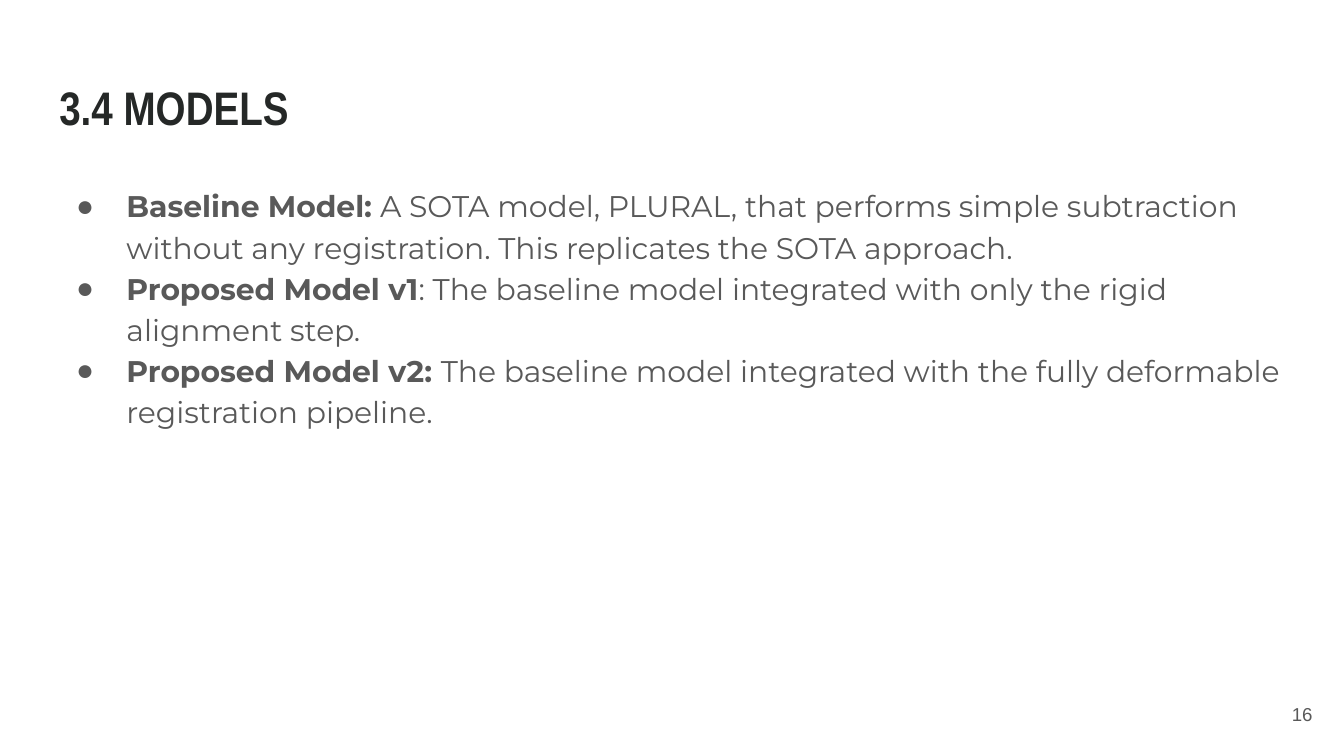
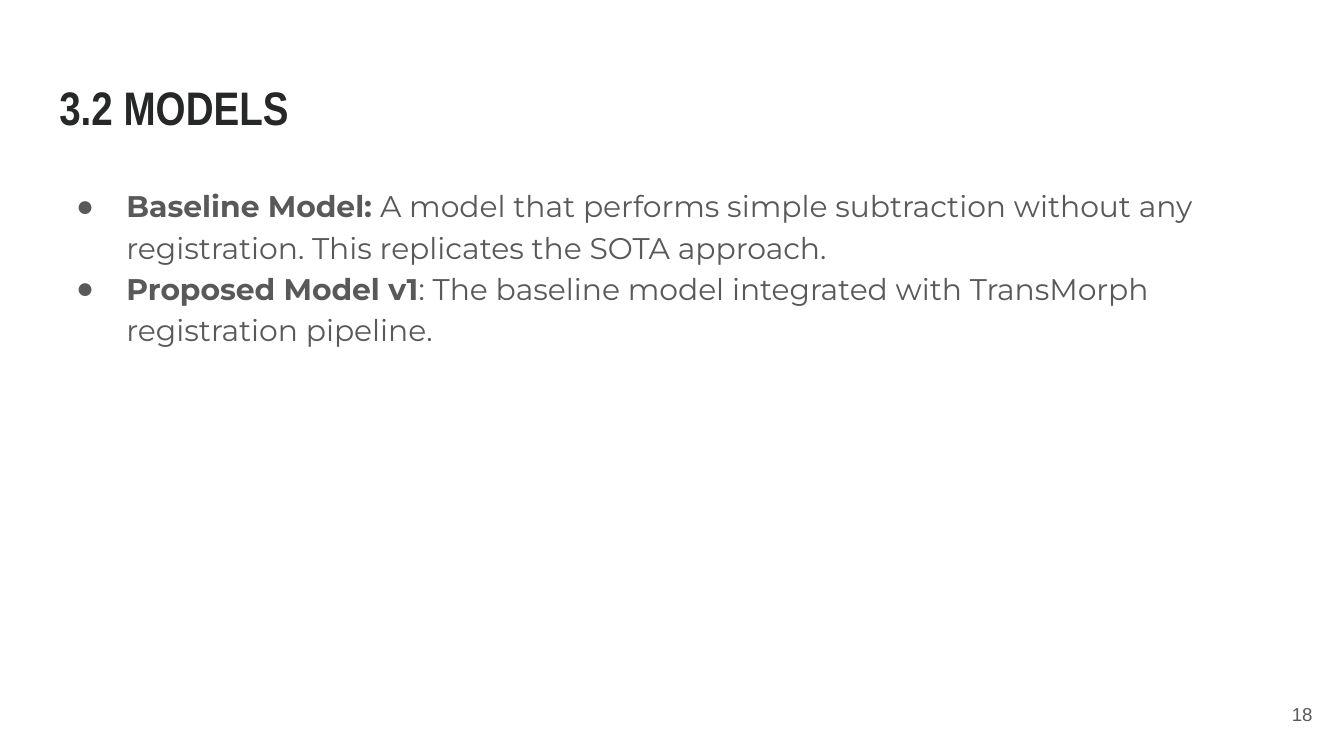
Before and after one commit to archx64/cxr-diff-vqa, a slide deck: slide 18 of st124974-Proposal.pptx (slide 16 before the commit). Drawn at 1344x756 pixels with LibreOffice and Linux fonts; fonts in the diff are those of the drawing. Boxes give left, top, right and bottom in pixels: in the first picture for what was removed or moved away, otherwise in the second. Text is boxed around its words. In the diff, an @@ line names an element or a change of style, - is before the commit and + after.

```diff
--- a/st124974-Proposal.pptx
+++ b/st124974-Proposal.pptx
@@ title at [59, 92, 289, 126]: text changed @@
-3.4 MODELS
+3.2 MODELS
@@ text at [126, 193, 1193, 347]: text changed @@
-● Baseline Model: A SOTA model, PLURAL, that performs simple subtraction without any registration. This replicates the SOTA approach.
-● Proposed Model v1: The baseline model integrated with only the rigid alignment step.
-● Proposed Model v2: The baseline model integrated with the fully deformable registration pipeline.
+● Baseline Model: A model that performs simple subtraction without any registration. This replicates the SOTA approach.
+● Proposed Model v1: The baseline model integrated with TransMorph registration pipeline.
```
Also in this commit, not shown: 17 other slides changed, 12 slides added, 23 other files.
